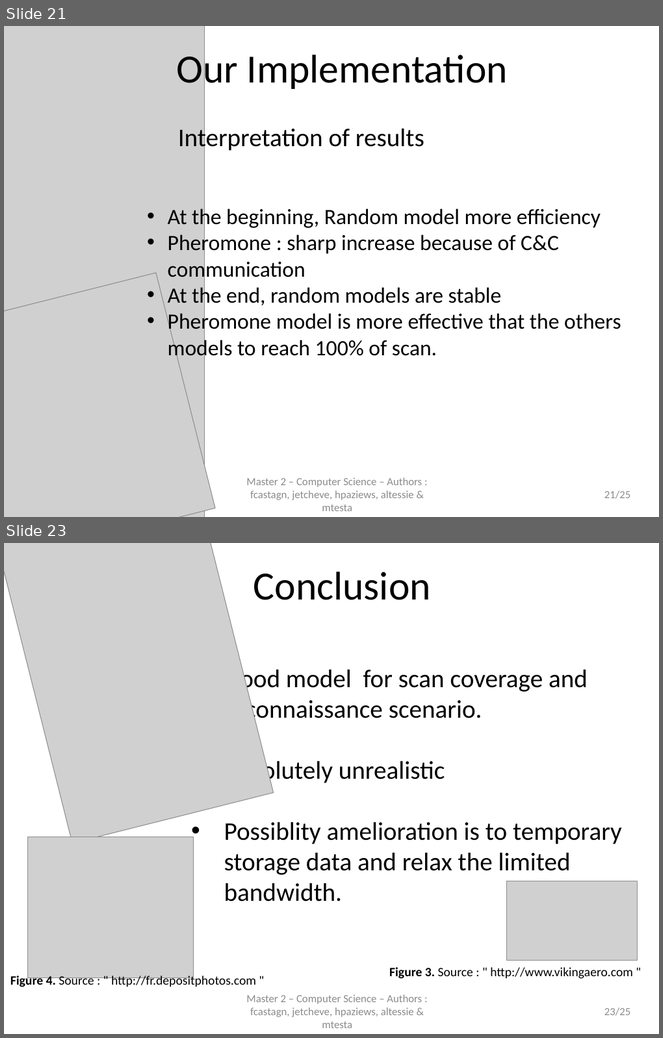
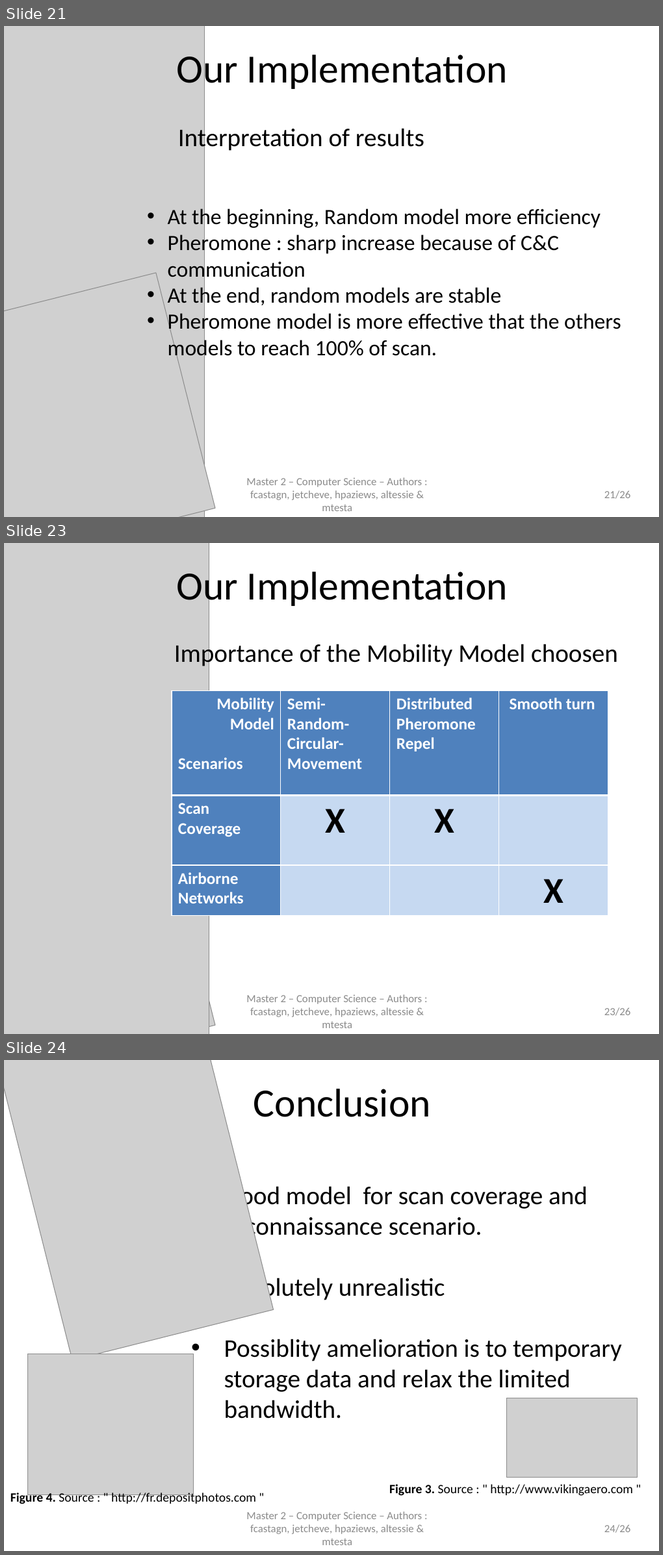
Before and after one commit to jetcheve/M2_PER_MMUAVGRA, a slide deck: ressources/presentation/PresentationPER_Desbarats_V3.pptx. Shown one above the other, each under a label of ours: slides 21 and 23 before the commit, slides 21, 23 and 24 after it; the slides between them are not shown. The pictures are 663x1038 and 663x1555 pixels, drawn with LibreOffice and Linux fonts; fonts in the diff are those of the drawing; grey boxes stand for pictures; background and template pictures are left out. Boxes give left, top, right and bottom in pixels: in the first picture for what was removed or moved away, otherwise in the second. Text is boxed around its words. In the diff, an @@ line names an element or a change of style, - is before the commit and + after.

```diff
--- a/ressources/presentation/PresentationPER_Desbarats_V3.pptx
+++ b/ressources/presentation/PresentationPER_Desbarats_V3.pptx
@@ slide 23 added at box(4, 543, 659, 1034), background picture (left out) @@
@@ picture added at box(4, 543, 209, 1034) @@
@@ text added at box(176, 566, 508, 609), 44 pt, text #000000 @@
+Our Implementation
@@ text added at box(174, 641, 618, 668), 28 pt, text #000000 @@
+Importance of the Mobility Model choosen
@@ table added at box(172, 691, 609, 915), 3 rows, 4 columns @@
+Mobility Model / Scenarios | Semi-Random-Circular-Movement | Distributed Pheromone Repel | Smooth turn
+Scan Coverage | X | X | 
+Airborne Networks |  |  | X
@@ picture added at box(4, 790, 215, 1034) @@
@@ text added at box(246, 995, 422, 1029), 12 pt, text #8C8C8C @@
+Master 2 – Computer Science – Authors : fcastagn, jetcheve, hpaziews, altessie & mtesta
@@ page number added at box(605, 1008, 631, 1016), 12 pt, text #8C8C8C @@
+23/26
@@ page number at box(605, 491, 631, 499): text changed @@
-21/25
+21/26
@@ what was slide 23 is now slide 24 @@
@@ page number at box(605, 1525, 631, 1533): text changed @@
-23/25
+24/26
```
Also in this commit, not shown: 2 slides changed, 1 other file.
